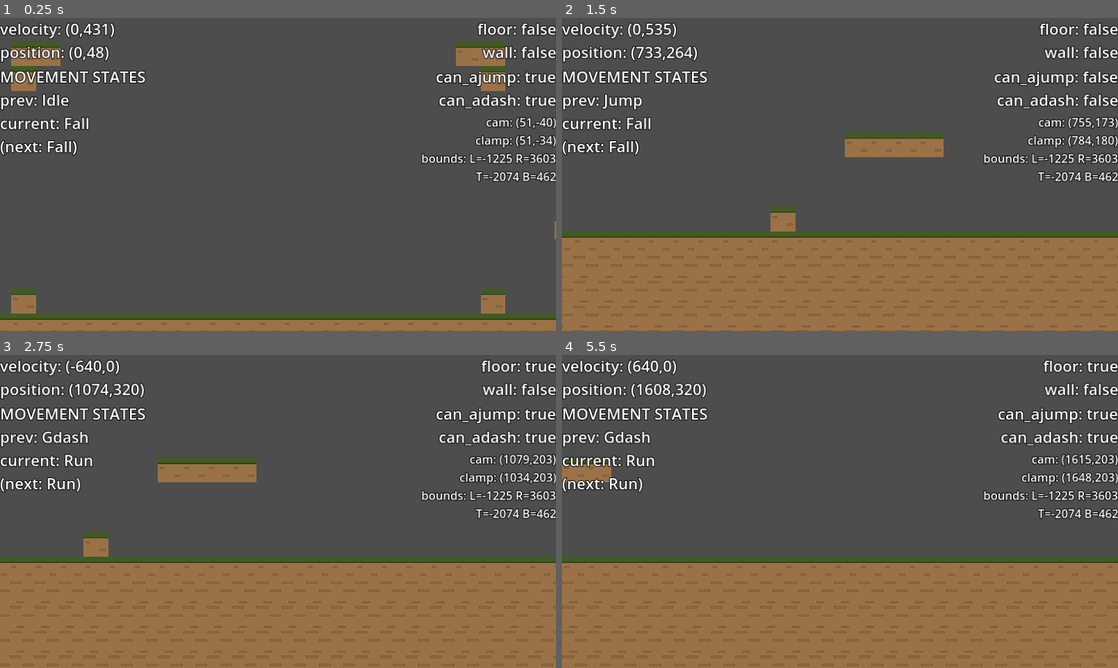
Above: before the commit, frames 1-4 (two rows, left to right).
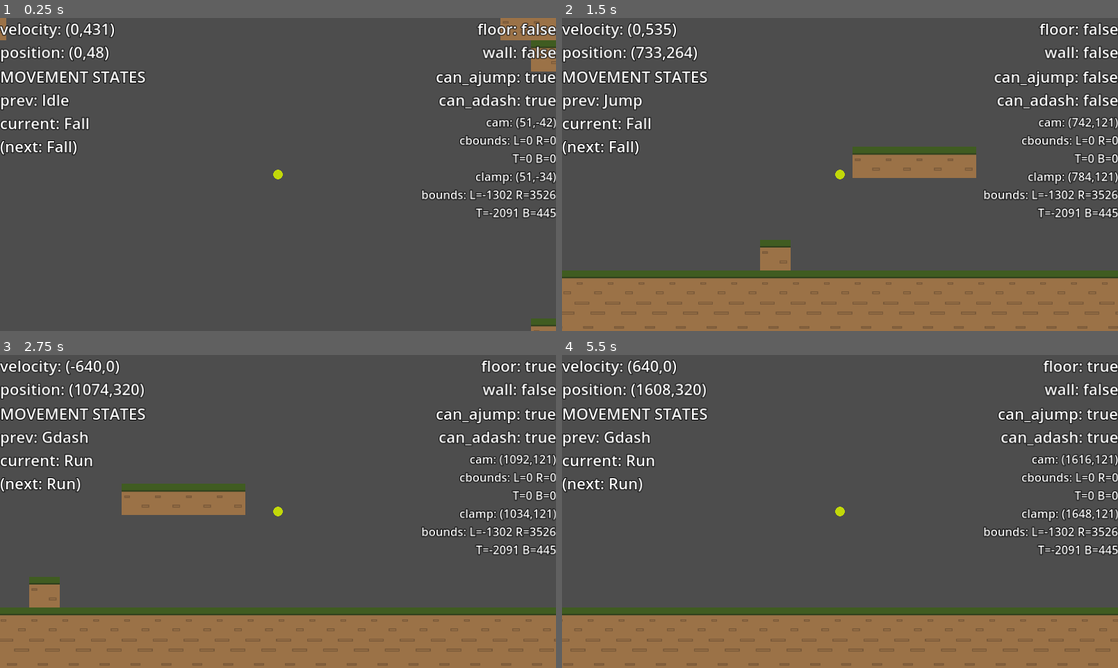
Above: after the commit, the same moments.

Repository: azylazide/untitled-hw-game-G4
Game: Godot game, scene res://src/levels/level_test.tscn
Same seed, same stepped clock (60 frames per second), same inputs: the game is played once before the commit and once after it.
Inputs:
- Up to frame 1 (0.25 s): no input
- Up to frame 2 (1.5 s): tap Enter (ui_accept) at 0.5 s; hold X (dash) 0.53-1.28 s; hold D (right) from 0.53 s (still down); tap Space (jump) at 0.77 s; tap X (dash) at 1.35 s
- Up to frame 3 (2.75 s): tap Space (jump) at 1.52 s; release D (right) at 2.03 s; hold A (left) from 2.03 s (still down); hold X (dash) from 2.03 s (still down)
- Up to frame 4 (5.5 s): release A (left) at 2.78 s; release X (dash) at 2.78 s; hold D (right) 2.78-4.28 s; tap X (dash) at 2.85, 4.35 s; tap Space (jump) at 3.02, 3.77, 4.52 s; hold X (dash) 3.53-4.28 s; hold A (left) 4.28-5.03 s; hold D (right) from 5.03 s (still down); hold X (dash) from 5.03 s (still down)

The runs differ from the first frame. In frame 1, 11% of the frame differs, in the area x 0-100%, y 0-100%; in frame 2, 22%; in frame 3, 26%, in the area x 0-100%, y 31-100%; in frame 4, 23%.

Commit message:
changing camera bound code camera bound area stores its extents in terms of global coords bound colshape auto places to origin of area rewriting remote cam trying to add debug draw marks trying to fix zoom

Diff:
--- a/src/camera_bound_box.gd
+++ b/src/camera_bound_box.gd
@@ -20,9 +20,29 @@
 ##Limit camera scrolling to the bottom
 @export var limit_bottom := true
 
+@onready var collision_shape:= $CollisionShape2D
+
 const camera_region_mask:= 5
+
+var limits = {}
+
+func _reset_pos() -> void:
+	if Engine.is_editor_hint():
+		$CollisionShape2D.position = Vector2.ZERO
 
 func _init():
 	monitoring = false
 	set_collision_layer_value(1,false)
 	set_collision_layer_value(camera_region_mask,true)
+
+func _ready() -> void:
+	_reset_pos()
+	limits["left"] = global_position.x-collision_shape.shape.extents.x
+	limits["right"] = global_position.x+collision_shape.shape.extents.x
+	limits["top"] = global_position.y-collision_shape.shape.extents.y
+	limits["bottom"] = global_position.y+collision_shape.shape.extents.y
+	print(limits)
+
+func _process(delta: float) -> void:
+	_reset_pos()
+	pass
--- a/src/levels/level_test.tscn
+++ b/src/levels/level_test.tscn
@@ -13,7 +13,7 @@
 size = Vector2(2015, 4287)
 
 [sub_resource type="RectangleShape2D" id="RectangleShape2D_hitxd"]
-size = Vector2(2449, 554)
+size = Vector2(1809.5, 554)
 
 [node name="LevelTest" type="Node2D"]
 script = ExtResource("1_f8yqe")
@@ -25,37 +25,36 @@
 layer_0/tile_data = PackedInt32Array(393197, 65536, 1, 393198, 65536, 0, 393199, 65536, 0, 393200, 65536, 0, 393201, 65 …(32748 unchanged characters)…
 metadata/_edit_lock_ = true
 
-[node name="Camera2D" type="Camera2D" parent="."]
-zoom = Vector2(0.8, 0.8)
+[node name="Camera2D" type="Camera2D" parent="." node_paths=PackedStringArray("camera_bound_container")]
 process_callback = 0
 script = ExtResource("2_8hah7")
 player_path = NodePath("../Player")
+camera_bound_container = NodePath("../CameraBoundaries")
 
 [node name="Player" parent="." instance=ExtResource("3_v4txi")]
 
 [node name="CameraBoundaries" type="Node2D" parent="."]
 
 [node name="CameraBoundBox" type="Area2D" parent="CameraBoundaries"]
+position = Vector2(1112, -823)
 collision_layer = 16
 monitoring = false
 script = ExtResource("4_yupxf")
 
 [node name="CollisionShape2D" type="CollisionShape2D" parent="CameraBoundaries/CameraBoundBox"]
-position = Vector2(1189, -806)
 shape = SubResource("RectangleShape2D_elsjk")
 
 [node name="CameraBoundBox2" type="Area2D" parent="CameraBoundaries"]
-position = Vector2(6077, -27)
+position = Vector2(5842, -1694)
 collision_layer = 16
 monitoring = false
 script = ExtResource("4_yupxf")
 
 [node name="CollisionShape2D" type="CollisionShape2D" parent="CameraBoundaries/CameraBoundBox2"]
-position = Vector2(-217.5, -1661.5)
 shape = SubResource("RectangleShape2D_v3lsu")
 
 [node name="CameraBoundBox3" type="Area2D" parent="CameraBoundaries"]
-position = Vector2(4544, 249)
+position = Vector2(4390, 171)
 collision_layer = 16
 monitoring = false
 script = ExtResource("4_yupxf")
@@ -65,5 +64,4 @@
 limit_right = false
 
 [node name="CollisionShape2D" type="CollisionShape2D" parent="CameraBoundaries/CameraBoundBox3"]
-position = Vector2(237.5, -67)
 shape = SubResource("RectangleShape2D_hitxd")
--- a/src/levels/world.tscn
+++ b/src/levels/world.tscn
@@ -44,7 +44,6 @@
 
 [node name="CollisionShape2D" type="CollisionShape2D" parent="CameraBoundBox4"]
 modulate = Color(1, 1, 1, 0.2)
-position = Vector2(-758.5, -114)
 shape = SubResource("RectangleShape2D_4tlqb")
 
 [node name="CameraBoundBox5" type="Area2D" parent="."]
@@ -55,7 +54,6 @@
 
 [node name="CollisionShape2D" type="CollisionShape2D" parent="CameraBoundBox5"]
 modulate = Color(1, 1, 1, 0.2)
-position = Vector2(-758.5, 0)
 shape = SubResource("RectangleShape2D_4tlqb")
 
 [node name="CameraBoundBox3" type="Area2D" parent="."]
@@ -69,7 +67,6 @@
 
 [node name="CollisionShape2D" type="CollisionShape2D" parent="CameraBoundBox3"]
 modulate = Color(1, 1, 1, 0.2)
-position = Vector2(-53.5, 75.5)
 shape = SubResource("RectangleShape2D_acqml")
 
 [node name="TileMap" type="TileMap" parent="."]
--- a/src/remote_cam.gd
+++ b/src/remote_cam.gd
@@ -20,6 +20,8 @@
 ## Initial position when not following player
 @export var initial_pos:= Vector2.ZERO
 
+@export var camera_bound_container: Node2D
+
 @export var x_offset_tiles := 0.8
 #@export var down_bias_tiles := 0.8
 
@@ -63,11 +65,14 @@
 ## Position of the camera center according to a [Node2D] in the player scene.
 var player_camera_center: Node2D
 
+var display_bound:= false
+var current_bounds = []
 
 func _ready() -> void:
 
 	#wait for player to ready
 	await player_node.ready
+	await camera_bound_container.ready
 
 	#connect detector to camera
 	player_node.camera_bbox_detector.area_entered.connect(on_CameraBBoxDetector_area_entered)
@@ -101,6 +106,20 @@
 		#update position
 		global_position = interped_position
 
+		queue_redraw()
+
+func _draw() -> void:
+	#cam center
+	draw_circle(Vector2.ZERO,10,Color(0.76078432798386, 0.84705883264542, 0.03529411926866))
+	#cam center bounded
+	if display_bound:
+		if not current_bounds.is_empty():
+			for i in current_bounds:
+				pass
+			pass
+
+		pass
+
 
 ## Clamps position of camera within all overlapping bounding regions
 ## taking into account priority levels and region limit flags.
@@ -121,16 +140,43 @@
 
 		var priorities:= []
 
+		var append_to_array = func(array: Array, area: Area2D, direction: Vector2):
+
+			match direction:
+				Vector2.LEFT:
+					if area.limit_left:
+						array.append(int(area.limits["left"]))
+					else:
+						array.append(left_limit)
+				Vector2.UP:
+					if area.limit_top:
+						array.append(int(area.limits["top"]))
+					else:
+						array.append(top_limit)
+				Vector2.RIGHT:
+					if area.limit_right:
+						array.append(int(area.limits["right"]))
+					else:
+						array.append(right_limit)
+				Vector2.DOWN:
+					if area.limit_bottom:
+						array.append(int(area.limits["bottom"]))
+					else:
+						array.append(bottom_limit)
+
+
 		#save limits of each area in bbox array
 		for area in bbox_array:
-			var collision: CollisionShape2D = area.get_node("CollisionShape2D")
-			var shape: RectangleShape2D = collision.shape
-			var extents: Vector2 = shape.extents
-
-			left_array.append(int(collision.global_position.x-extents.x) if area.limit_left else left_limit)
-			top_array.append(int(collision.global_position.y-extents.y) if area.limit_top else top_limit)
-			right_array.append(int(collision.global_position.x+extents.x) if area.limit_right else right_limit)
-			bottom_array.append(int(collision.global_position.y+extents.y) if area.limit_bottom else bottom_limit)
+
+			append_to_array.call(left_array,area,Vector2.LEFT)
+			append_to_array.call(top_array,area,Vector2.UP)
+			append_to_array.call(right_array,area,Vector2.RIGHT)
+			append_to_array.call(bottom_array,area,Vector2.DOWN)
+
+#			left_array.append(int(collision.global_position.x-extents.x) if area.limit_left else left_limit)
+#			top_array.append(int(collision.global_position.y-extents.y) if area.limit_top else top_limit)
+#			right_array.append(int(collision.global_position.x+extents.x) if area.limit_right else right_limit)
+#			bottom_array.append(int(collision.global_position.y+extents.y) if area.limit_bottom else bottom_limit)
 
 			priorities.append(area.priority_level)
 
@@ -171,12 +217,18 @@
 		bounds.right = temp_right
 		bounds.bottom = temp_bottom
 
+		#print(bbox_array[0].global_position)
+		display_bound = true
+
 #		print("cam: (%.00f,%.00f)\nL: %.00f R: %.00f\nT: %.00f B: %.00f"
 #				%[output.x,output.y,temp_left,temp_right,temp_top,temp_bottom])
 
 	elif detector_exited:
 		output.x = clamp(pos.x,bounds.left+0.5*screen_size.x*zoom.x,bounds.right-0.5*screen_size.x*zoom.x)
 		output.y = clamp(pos.y,bounds.top+0.5*screen_size.y*zoom.y,bounds.bottom-0.5*screen_size.y*zoom.y)
+
+		display_bound = false
+		current_bounds = []
 
 	else:
 		#set defaults
@@ -187,6 +239,9 @@
 		bounds.right = right_limit
 		bounds.bottom = bottom_limit
 
+		display_bound = false
+		current_bounds = []
+
 	return output
 
 ## Interpolate to new position according to smoothings set.
@@ -216,14 +271,14 @@
 #		vs = vertical_fast_smoothing
 	vs = vertical_fast_smoothing
 
-	output.x = lerp(global_position.x,clamped_pos.x,hs/zoom.x)
-	output.y = lerp(global_position.y,clamped_pos.y,vs/zoom.y)
+	output.x = lerp(global_position.x,clamped_pos.x,hs)
+	output.y = lerp(global_position.y,clamped_pos.y,vs)
 
 #	print("cam: (%.00f,%.00f)\nclamp: (%.00f,%.00f)\nbounds: L=%.00f R=%.00f\n        T=%.00f B=%.00f"
 #		%[output.x,output.y,clamped_pos.x,clamped_pos.y,bounds.left,bounds.right,bounds.top,bounds.bottom])
 
 	DebugTexts.get_node("Control/HBoxContainer/VBoxContainer2/Label5").text = \
-	"cam: (%.00f,%.00f)\nclamp: (%.00f,%.00f)\nbounds: L=%.00f R=%.00f\nT=%.00f B=%.00f" %[output.x,output.y,clamped_pos.x,clamped_pos.y,bounds.left,bounds.right,bounds.top,bounds.bottom]
+	"cam: (%.00f,%.00f)\ncbounds: L=%.00f R=%.00f\nT=%.00f B=%.00f\nclamp: (%.00f,%.00f)\nbounds: L=%.00f R=%.00f\nT=%.00f B=%.00f" %[output.x,output.y,0,0,0,0,clamped_pos.x,clamped_pos.y,bounds.left,bounds.right,bounds.top,bounds.bottom]
 
 	return output
 
